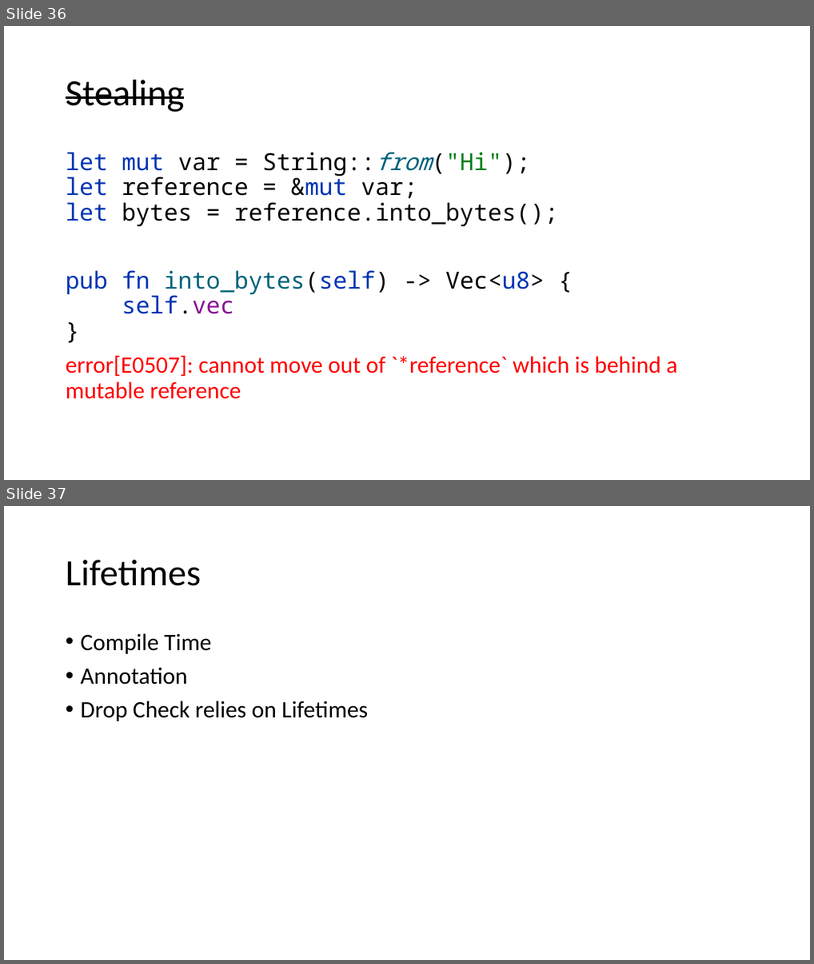
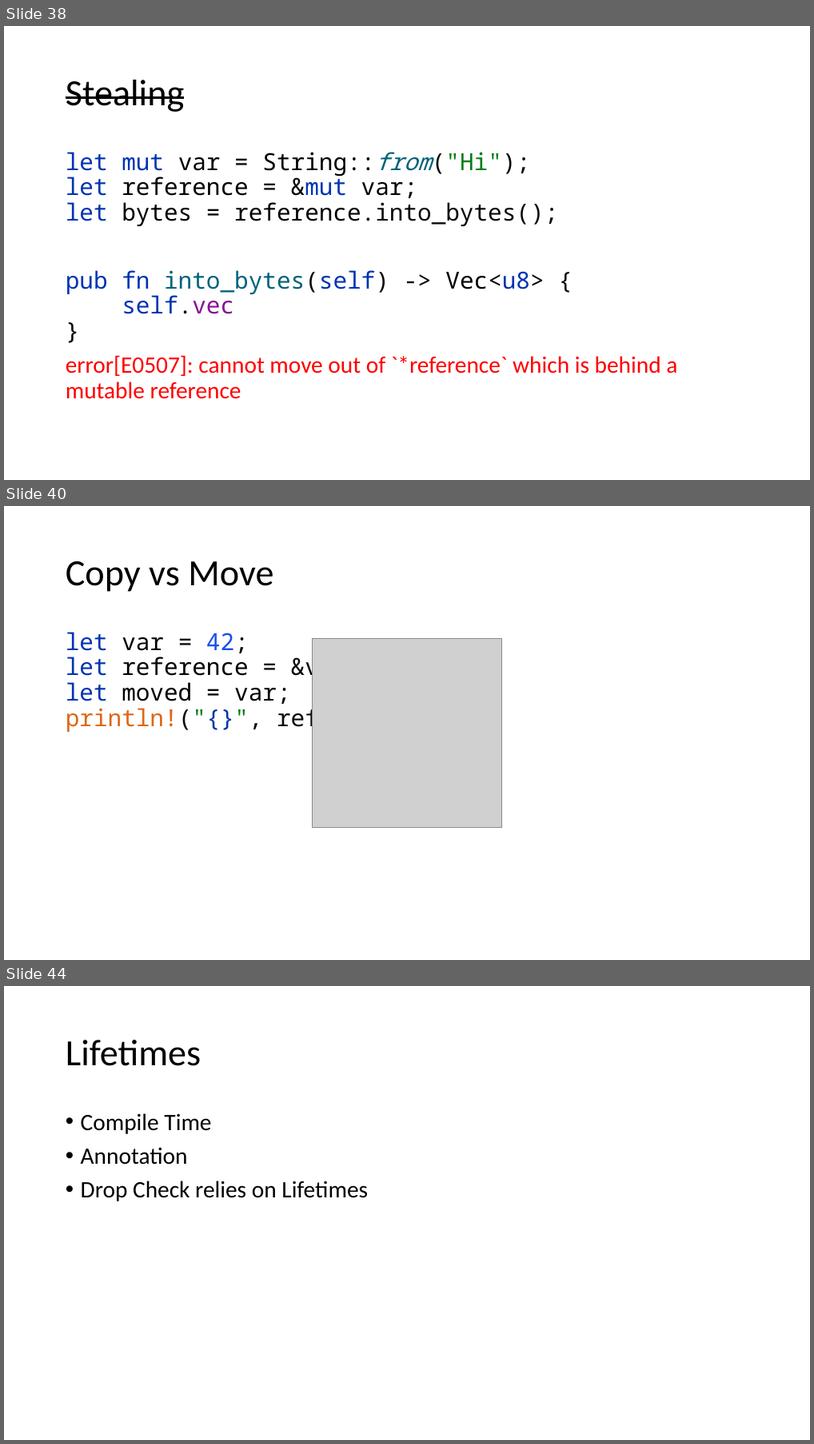
Before and after one commit to kugushev/course-rust-basics, a slide deck: src/02-Ownership/02-Ownership.pptx. Shown one above the other, each under a label of ours: slides 36 and 37 before the commit, slides 38, 40 and 44 after it; the slides between them are not shown. The pictures are 814x964 and 814x1444 pixels, drawn with LibreOffice and Linux fonts; fonts in the diff are those of the drawing; grey boxes stand for pictures. Boxes give left, top, right and bottom in pixels: in the first picture for what was removed or moved away, otherwise in the second. Text is boxed around its words. In the diff, an @@ line names an element or a change of style, - is before the commit and + after.

```diff
--- a/src/02-Ownership/02-Ownership.pptx
+++ b/src/02-Ownership/02-Ownership.pptx
@@ slide 40 added at <box>4,506,810,960</box>, background #FFFFFF @@
@@ title added at <box>66,561,274,592</box>, 44 pt, text #000000 @@
+Copy vs Move
@@ text added at <box>66,632,418,732</box>, 28 pt, text #000000 @@
+let var = 42;
+let reference = &var;
+let moved = var;
+println!("{}", reference)
@@ picture added at <box>313,639,502,828</box> @@
@@ what was slide 36 is now slide 38 @@
@@ what was slide 37 is now slide 44 @@
```
Also in this commit, not shown: 11 other slides added.
